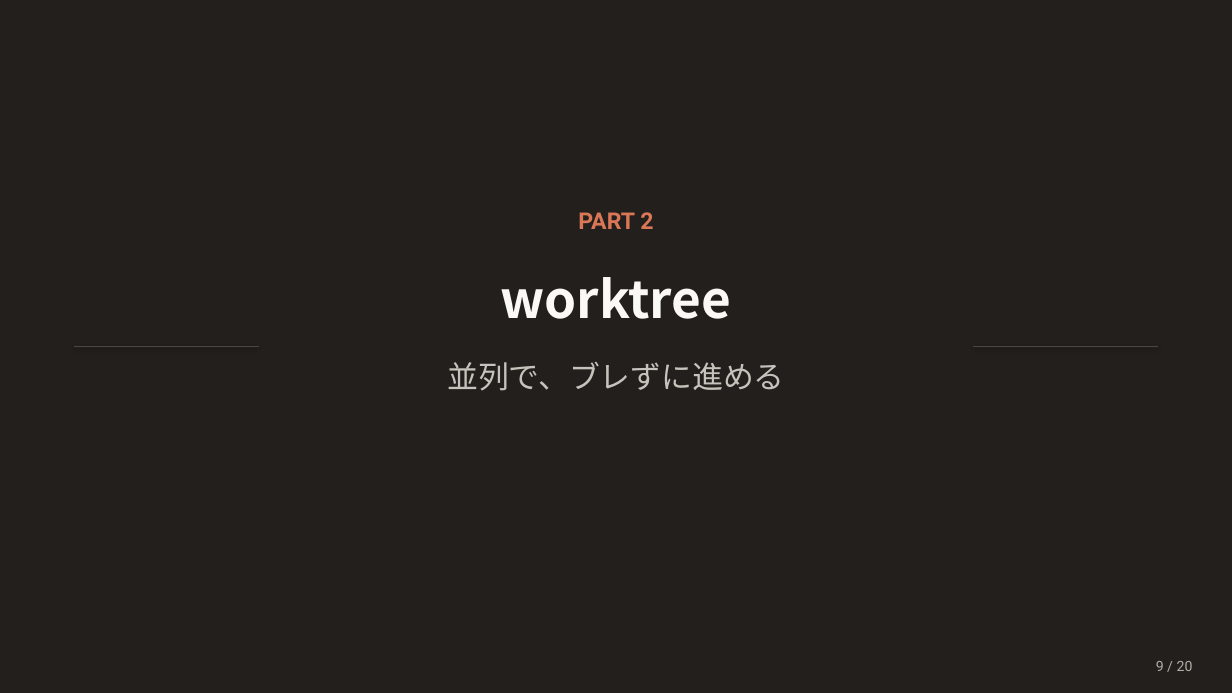
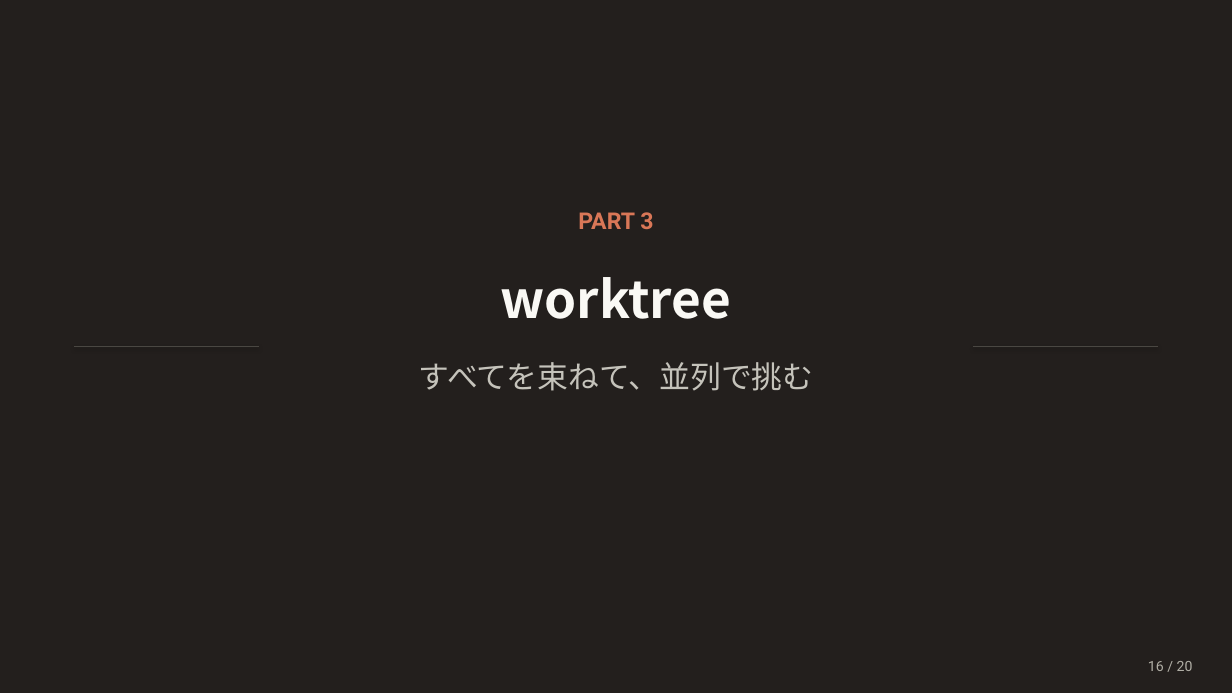
Before and after one commit to Ischca/zenn, a slide deck: slide 16 of slides/Claude_session3.pptx (slide 8 before the commit). Drawn at 1232x693 pixels with LibreOffice and Linux fonts; fonts in the diff are those of the drawing. Boxes give left, top, right and bottom in pixels: in the first picture for what was removed or moved away, otherwise in the second. Text is boxed around its words. In the diff, an @@ line names an element or a change of style, - is before the commit and + after.

```diff
--- a/slides/Claude_session3.pptx
+++ b/slides/Claude_session3.pptx
@@ text at [578,212,653,229]: text changed @@
-PART 2
+PART 3
@@ text at [419,362,814,391]: text changed @@
-並列で、ブレずに進める
+すべてを束ねて、並列で挑む
@@ text at [1148,661,1193,671]: text changed @@
-9 / 20
+16 / 20
```
Also in this commit, not shown: 11 other slides changed, 8 slides added, 8 slides removed, 1 other file.
